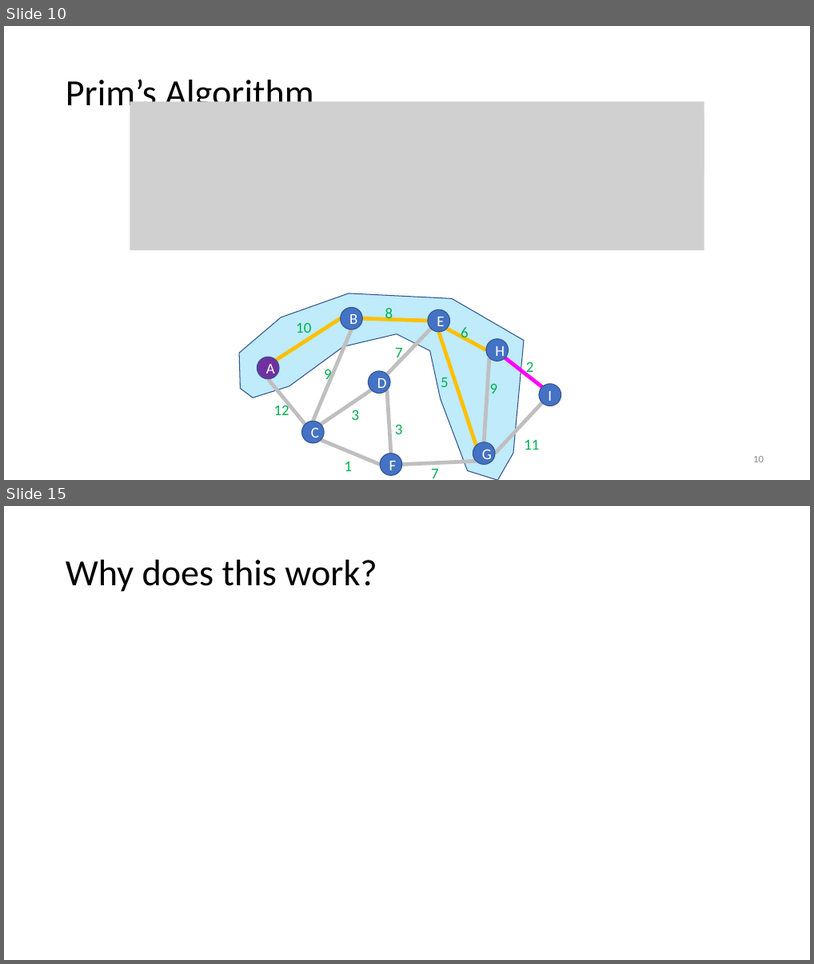
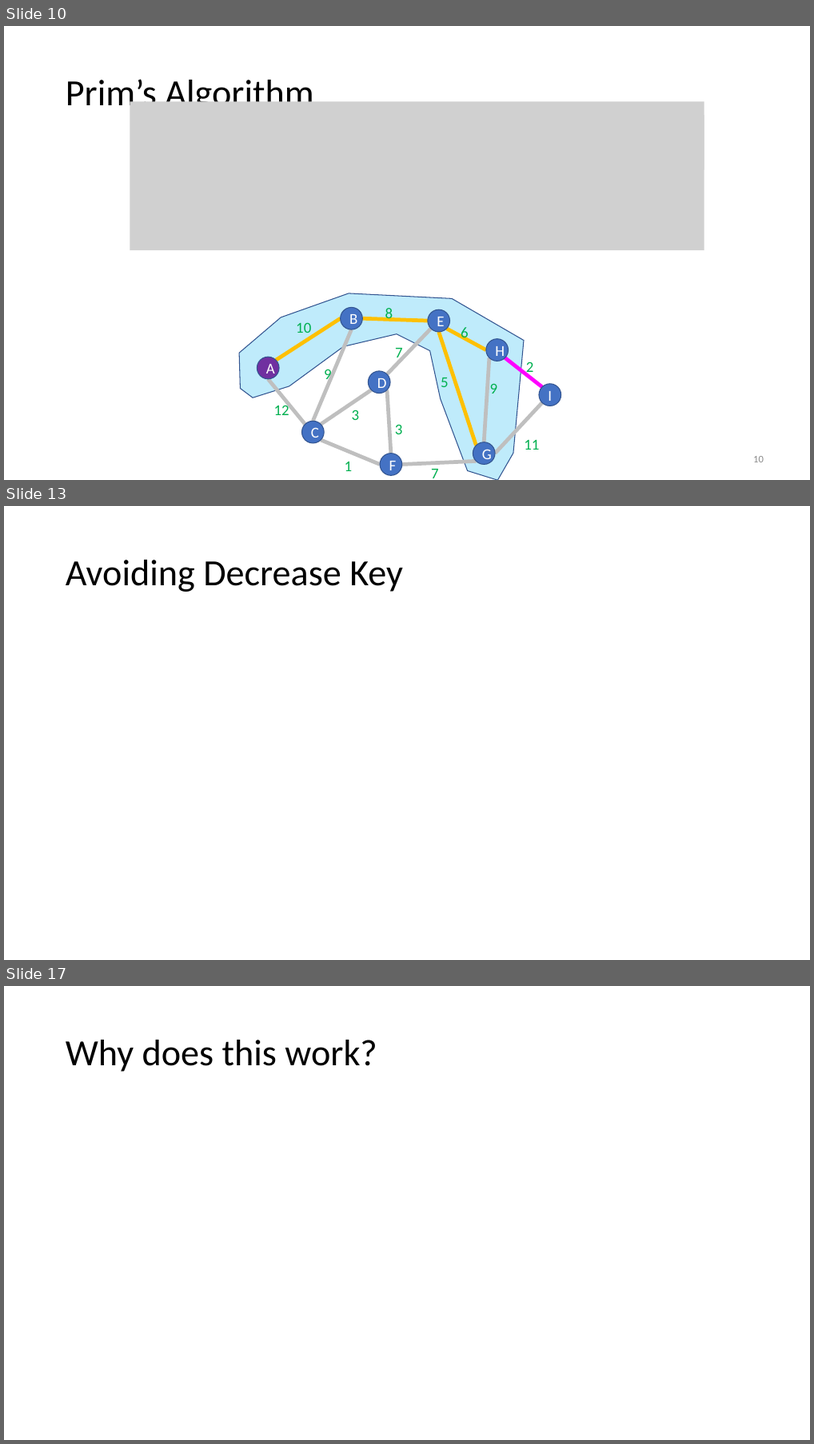
Before and after one commit to natebrunelle/cse332, a slide deck: markdown/files/slides/lecture23_mst.pptx. Shown one above the other, each under a label of ours: slides 10 and 15 before the commit, slides 10, 13 and 17 after it; the slides between them are not shown. The pictures are 814x964 and 814x1444 pixels, drawn with LibreOffice and Linux fonts; fonts in the diff are those of the drawing; grey boxes stand for pictures. Boxes give left, top, right and bottom in pixels: in the first picture for what was removed or moved away, otherwise in the second. Text is boxed around its words. In the diff, an @@ line names an element or a change of style, - is before the commit and + after.

```diff
--- a/markdown/files/slides/lecture23_mst.pptx
+++ b/markdown/files/slides/lecture23_mst.pptx
@@ slide 13 added at (x1=4, y1=506, x2=810, y2=960), background #FFFFFF @@
@@ title added at (x1=66, y1=560, x2=403, y2=592), 44 pt, text #000000 @@
+Avoiding Decrease Key
@@ what was slide 15 is now slide 17 @@
```
Also in this commit, not shown: 2 slides changed, 3 other slides added, 2 slides removed, 4 other files.
